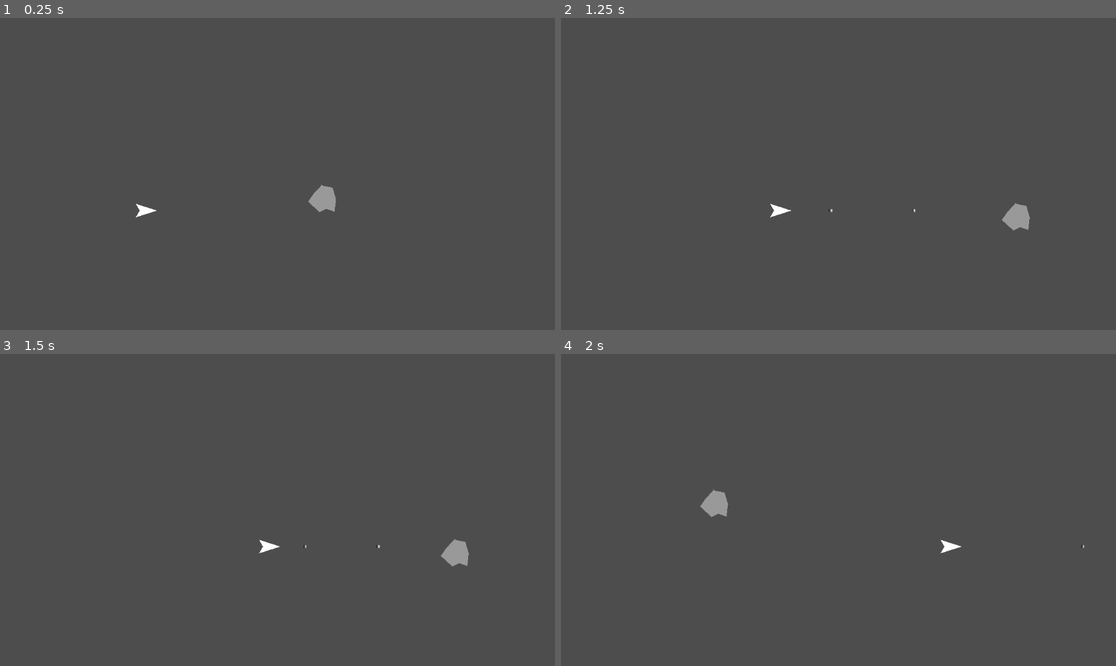
Above: before the commit, frames 1-4 (two rows, left to right).
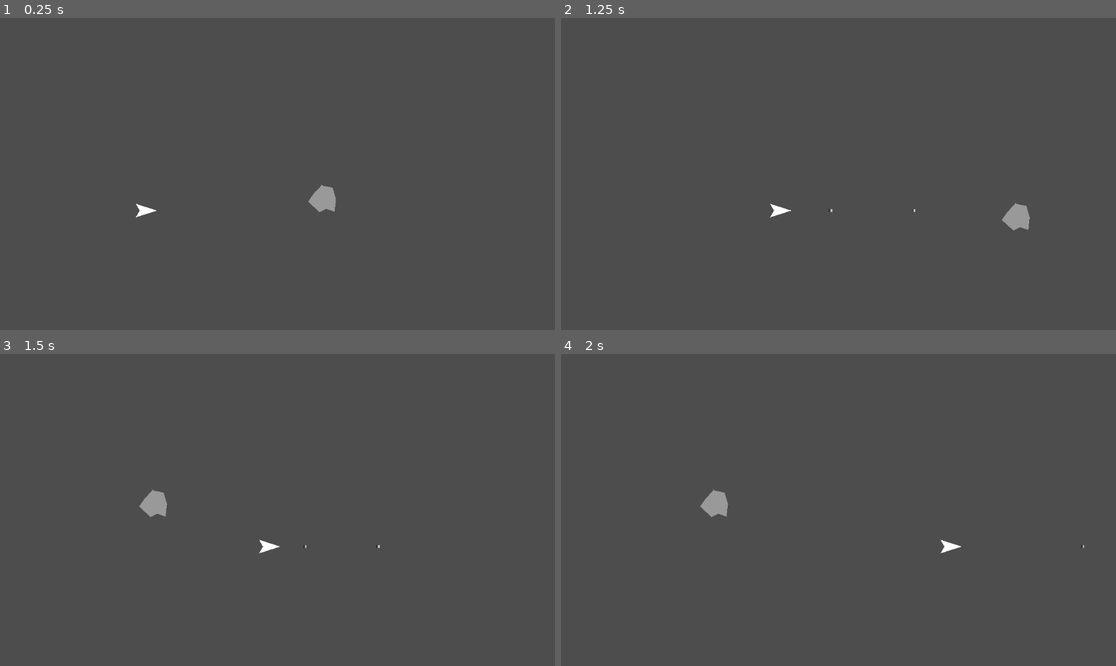
Above: after the commit, the same moments.

Repository: rybond/SpaceCombatPrototype
Game: Godot game, scene res://scenes/arena.tscn
Same seed, same stepped clock (60 frames per second), same inputs: the game is played once before the commit and once after it.
Inputs:
- Up to frame 1 (0.25 s): no input
- Up to frame 2 (1.25 s): tap Enter at 0.5 s; hold Up (ui_up) from 0.53 s (still down); hold Space (fire) from 0.53 s (still down)
- Up to frame 3 (1.5 s): keep holding Up (ui_up); release Space (fire) at 1.28 s; tap Space (fire) at 1.35 s
- Up to frame 4 (2 s): keep holding Up (ui_up)

Frames 1-2 are identical in both runs. In frame 3, 0.6% of the frame differs, in the area x 25-85%, y 43-69%; in frame 4, nothing differs.

Commit message:
add projectile group, replace await cooldown with timer node

Diff:
--- a/asteroids/asteroid.gd
+++ b/asteroids/asteroid.gd
@@ -10,7 +10,7 @@
 	pass  # Not needed yet
 
 func _on_area_entered(area):
-	if area.name == "Projectile":
+	if area.is_in_group("projectile"):
 		area.queue_free()
 		destroyed.emit()
 		queue_free()
--- a/projectiles/Projectile.tscn
+++ b/projectiles/Projectile.tscn
@@ -10,7 +10,7 @@
 [sub_resource type="GradientTexture2D" id="GradientTexture2D_koaes"]
 gradient = SubResource("Gradient_vu8dp")
 
-[node name="Projectile" type="Area2D"]
+[node name="Projectile" type="Area2D" groups=["projectile"]]
 script = ExtResource("1_x2bjp")
 
 [node name="CollisionShape2D" type="CollisionShape2D" parent="."]
--- a/scenes/ships/ship.gd
+++ b/scenes/ships/ship.gd
@@ -1,16 +1,17 @@
 extends CharacterBody2D
 
+@export var thrust_force: float = 800.0
+@export var rotation_speed: float = 3.0
+@export var max_speed: float = 600.0
+@export var drag: float = 0.98
 @export var projectile_scene: PackedScene
 @export var fire_cooldown: float = 0.25
 
 var can_fire := true
 
-
-
-@export var thrust_force: float = 800.0
-@export var rotation_speed: float = 3.0
-@export var max_speed: float = 600.0
-@export var drag: float = 0.98
+func _ready():
+	$FireCooldownTimer.wait_time = fire_cooldown
+	$FireCooldownTimer.timeout.connect(_on_fire_cooldown_timeout)
 
 func _physics_process(delta):
 	handle_rotation(delta)
@@ -21,21 +22,36 @@
 	move_and_slide()
 	handle_screen_wrap()
 
-
 func handle_rotation(delta):
 	var rotation_input = 0.0
-
 	if Input.is_action_pressed("ui_left"):
 		rotation_input -= 1.0
 	if Input.is_action_pressed("ui_right"):
 		rotation_input += 1.0
-
 	rotation += rotation_input * rotation_speed * delta
 
 func handle_thrust(delta):
 	if Input.is_action_pressed("ui_up"):
 		var forward = Vector2.RIGHT.rotated(rotation)
 		velocity += forward * thrust_force * delta
+
+func handle_fire():
+	if Input.is_action_pressed("fire") and can_fire:
+		fire()
+
+func fire():
+	if projectile_scene == null:
+		return
+	can_fire = false
+	var projectile = projectile_scene.instantiate()
+	var forward = Vector2.RIGHT.rotated(rotation)
+	projectile.direction = forward
+	projectile.global_position = global_position + forward * 30
+	get_tree().current_scene.add_child(projectile)
+	$FireCooldownTimer.start()
+
+func _on_fire_cooldown_timeout():
+	can_fire = true
 
 func apply_drag():
 	velocity *= drag
@@ -46,33 +62,11 @@
 
 func handle_screen_wrap():
 	var screen_size = get_viewport_rect().size
-
 	if position.x > screen_size.x:
 		position.x = 0
 	elif position.x < 0:
 		position.x = screen_size.x
-
 	if position.y > screen_size.y:
 		position.y = 0
 	elif position.y < 0:
 		position.y = screen_size.y
-func handle_fire():
-	if Input.is_action_pressed("fire") and can_fire:
-		fire()
-func fire():
-	if projectile_scene == null:
-		return
-
-	can_fire = false
-
-	var projectile = projectile_scene.instantiate()
-
-	var forward = Vector2.RIGHT.rotated(rotation)
-	projectile.direction = forward
-
-	projectile.global_position = global_position + forward * 30
-
-	get_tree().current_scene.add_child(projectile)
-
-	await get_tree().create_timer(fire_cooldown).timeout
-	can_fire = true
--- a/scenes/ships/ship.tscn
+++ b/scenes/ships/ship.tscn
@@ -13,3 +13,6 @@
 
 [node name="ShipShape" type="Polygon2D" parent="."]
 polygon = PackedVector2Array(26, 0, -18, -14, -10, 0, -18, 14)
+
+[node name="FireCooldownTimer" type="Timer" parent="."]
+one_shot = true
